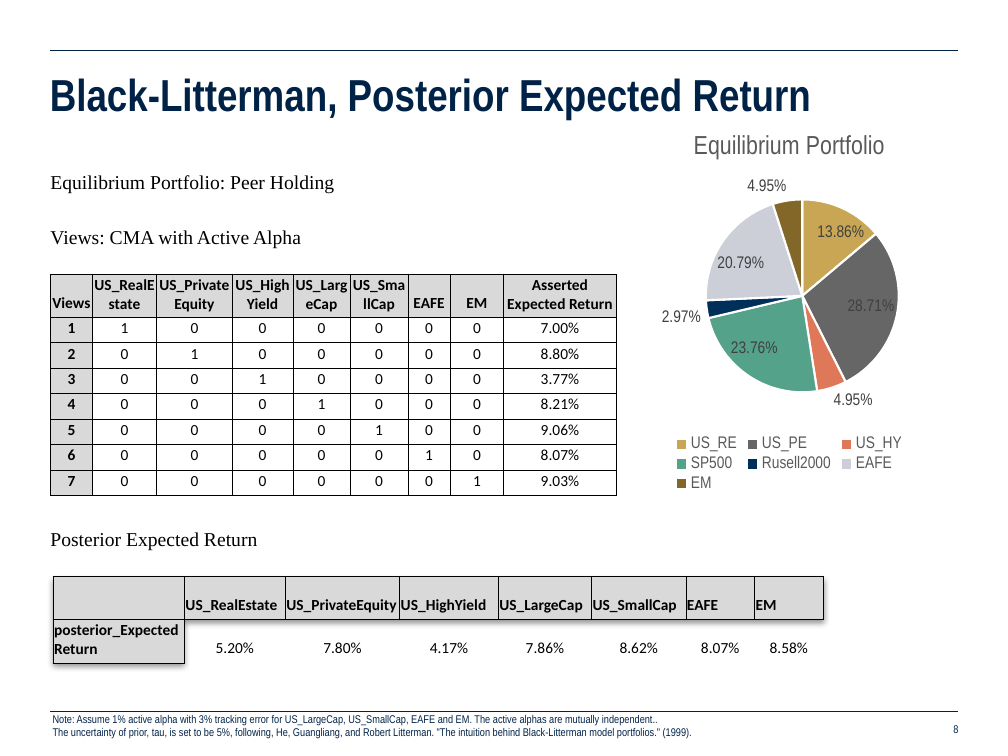
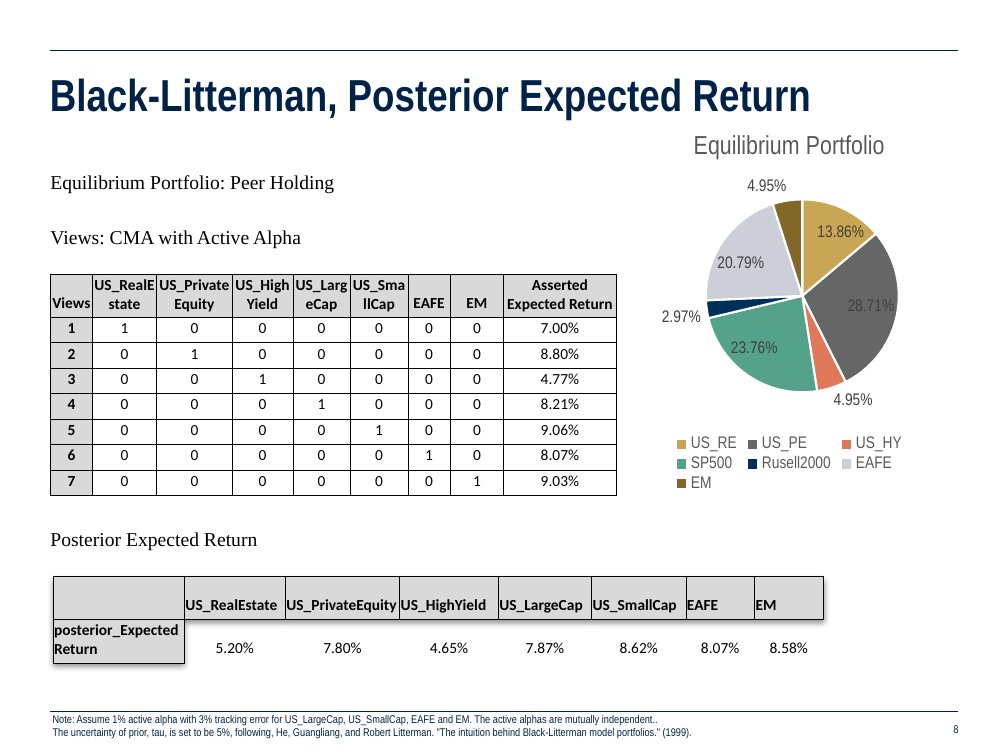
Before and after one commit to dxcv/ChinaPacific, a slide deck: slide 8 of CPIC.pptx. Drawn at 1008x756 pixels with LibreOffice and Linux fonts; fonts in the diff are those of the drawing; background and template pictures are left out. Boxes give left, top, right and bottom in pixels: in the first picture for what was removed or moved away, otherwise in the second. Text is boxed around its words. In the diff, an @@ line names an element or a change of style, - is before the commit and + after.

```diff
--- a/CPIC.pptx
+++ b/CPIC.pptx
@@ table at [50,274,617,496] @@
-row 4, column 9: 3.77%
+row 4, column 9: 4.77%
@@ table at [53,577,825,663] @@
-row 2, column 4: 4.17%
+row 2, column 4: 4.65%
-row 2, column 5: 7.86%
+row 2, column 5: 7.87%
```
Also in this commit, not shown: 3 other slides changed, 7 other files.
